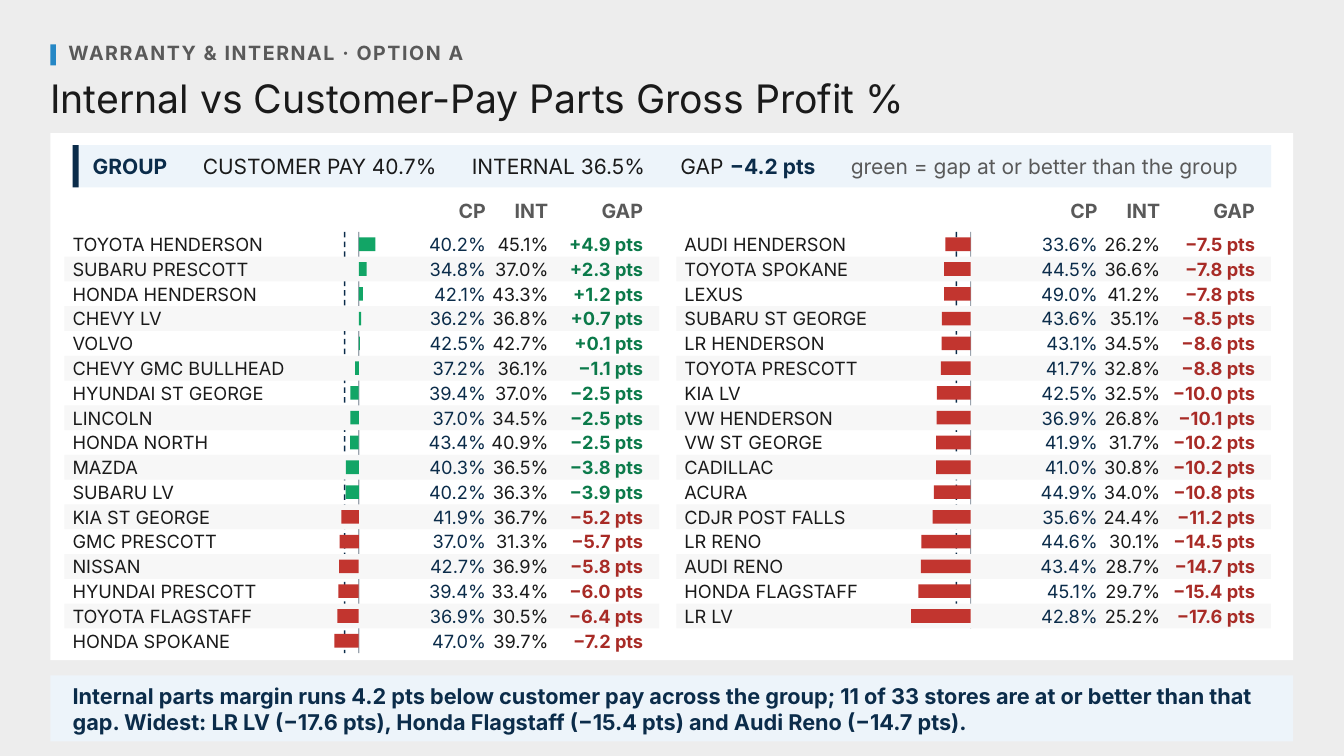
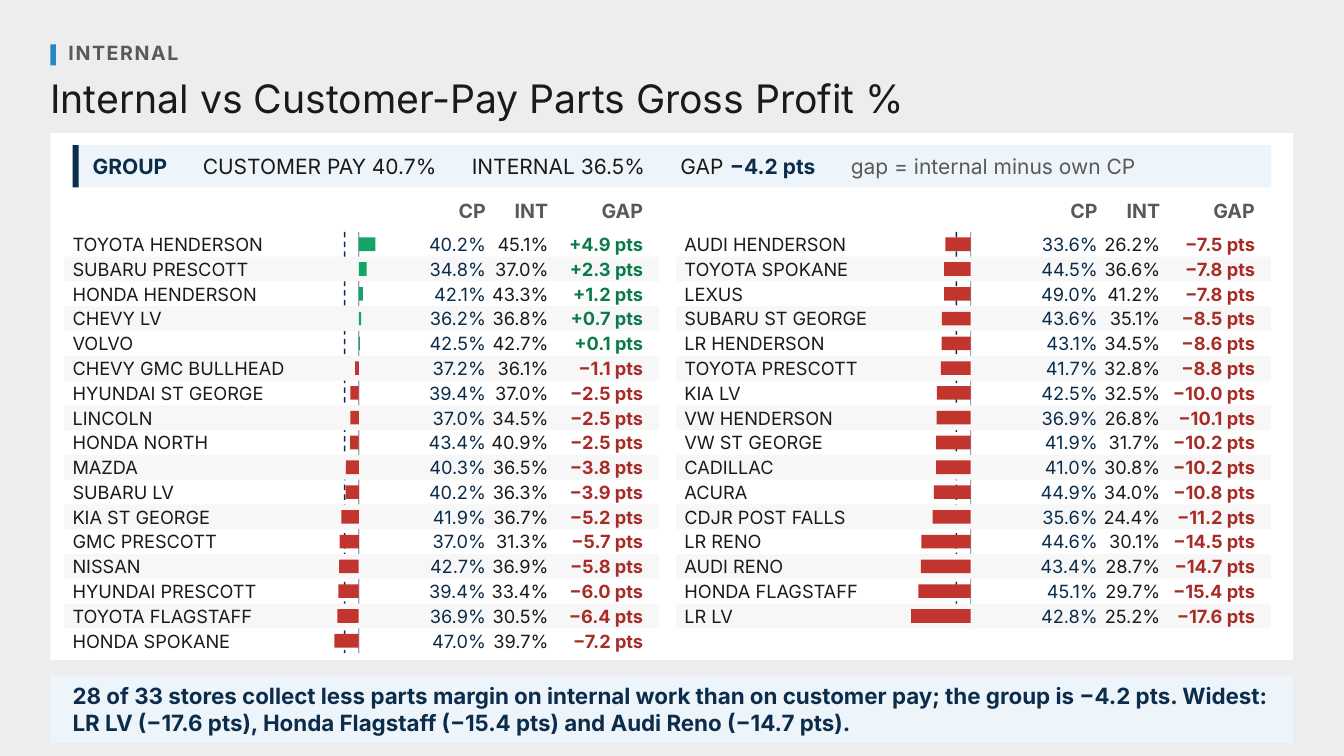
Before and after one commit to Ndresner/Noah, a slide deck: slide 2 of day2-deck/decks/CP vs Internal GP - Review.pptx. Drawn at 1344x756 pixels with LibreOffice and Linux fonts; fonts in the diff are those of the drawing. Boxes give left, top, right and bottom in pixels: in the first picture for what was removed or moved away, otherwise in the second. Text is boxed around its words. In the diff, an @@ line names an element or a change of style, - is before the commit and + after.

```diff
--- a/day2-deck/decks/CP vs Internal GP - Review.pptx
+++ b/day2-deck/decks/CP vs Internal GP - Review.pptx
@@ text at [68, 46, 178, 60]: text changed @@
-WARRANTY & INTERNAL · OPTION A
+INTERNAL
@@ text at [93, 158, 1136, 179]: text changed @@
-GROUP CUSTOMER PAY 40.7% INTERNAL 36.5% GAP −4.2 pts green = gap at or better than the group
+GROUP CUSTOMER PAY 40.7% INTERNAL 36.5% GAP −4.2 pts gap = internal minus own CP
@@ fill #12A566 to #C2352F in 6 elements at [355, 361, 359, 375], [351, 386, 359, 400], [351, 411, 359, 425], [350, 436, 359, 450], [346, 461, 359, 475], [346, 485, 359, 499] @@
@@ text colour #0B7A4A to #A82B26 in 6 elements at [578, 361, 643, 379], [570, 386, 643, 404], [570, 411, 643, 429], [570, 435, 643, 453], [570, 460, 643, 478], [570, 485, 643, 503] @@
@@ text at [73, 687, 1267, 736]: text changed; size 15.5 to 16 pt @@
-Internal parts margin runs 4.2 pts below customer pay across the group; 11 of 33 stores are at or better than that gap. Widest: LR LV (−17.6 pts), Honda Flagstaff (−15.4 pts) and Audi Reno (−14.7 pts).
+28 of 33 stores collect less parts margin on internal work than on customer pay; the group is −4.2 pts. Widest: LR LV (−17.6 pts), Honda Flagstaff (−15.4 pts) and Audi Reno (−14.7 pts).
```
Also in this commit, not shown: 1 other slide changed, 2 slides removed, 48 other files.
